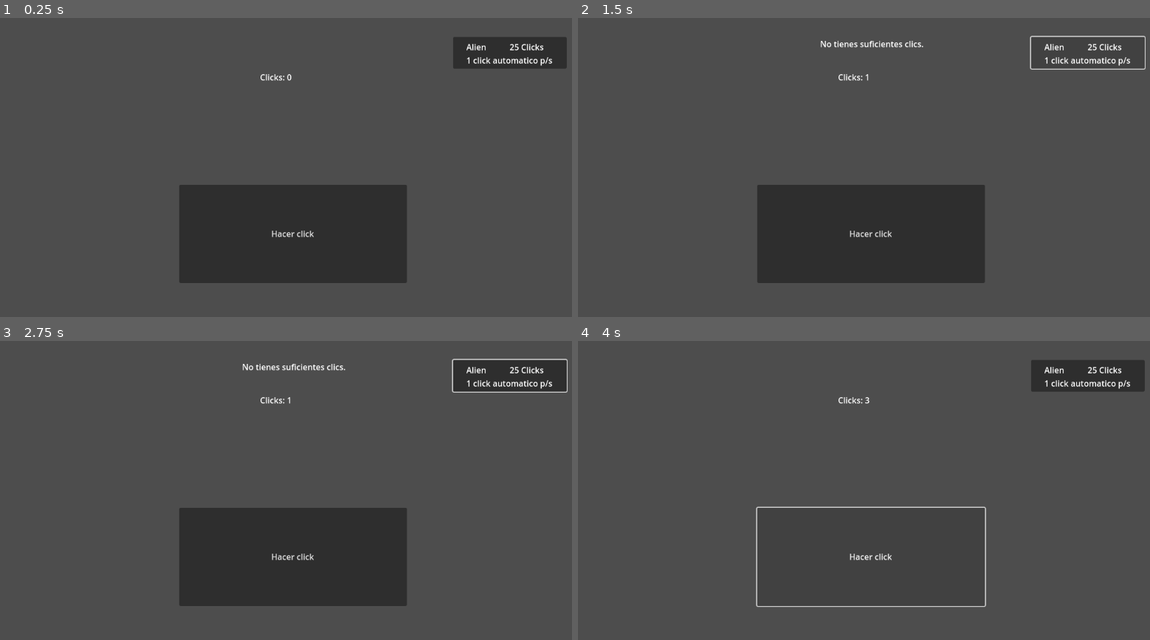
Above: before the commit, frames 1-4 (two rows, left to right).
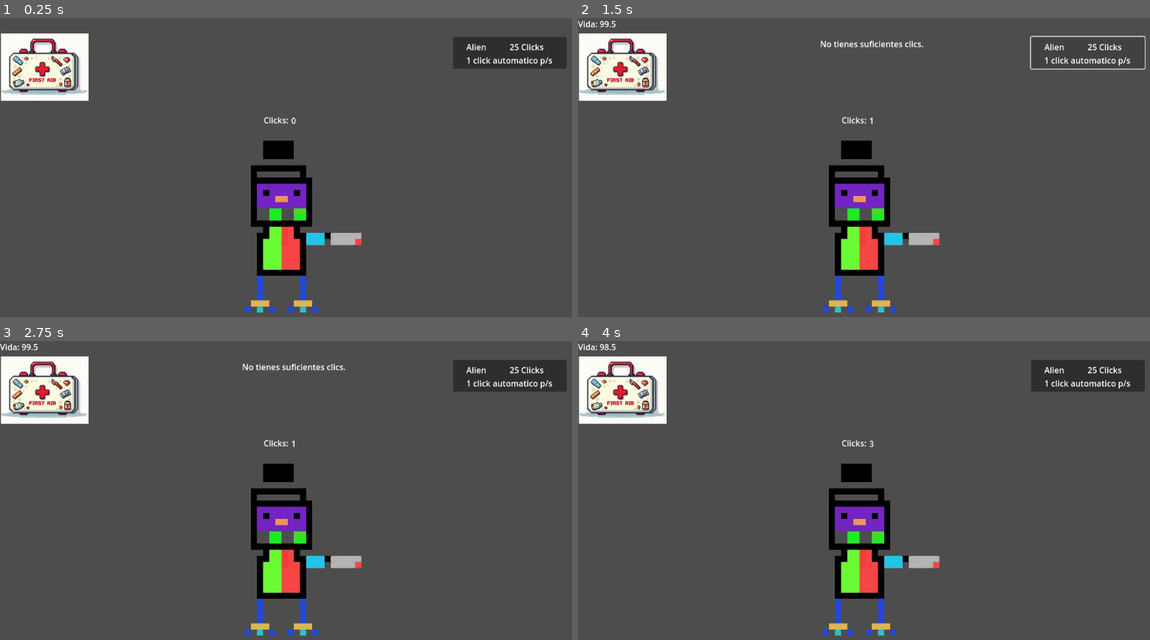
Above: after the commit, the same moments.

Repository: FacuFaure/inteliclicker
Game: Godot game, scene res://main.tscn
Same seed, same stepped clock (60 frames per second), same inputs: the game is played once before the commit and once after it.
Inputs (mouse positions are in pixels of both pictures, inside the frame that each line leads up to):
- Up to frame 1 (0.25 s): no input
- Up to frame 2 (1.5 s): click (869, 233) at 0.5 s, where only the run before the commit has a clickable "Hacer click"; click "Alien 25 Clicks 1 click autom…" at 1.25 s
- Up to frame 3 (2.75 s): click (45, 388) at 2.02 s
- Up to frame 4 (4 s): click (881, 553) at 2.77 s; click (869, 556) at 3.5 s, where only the run before the commit has a clickable "Hacer click"

The runs differ from the first frame. In frame 1, 18% of the frame differs, in the area x 0-72%, y 5-99%; in frame 2, 18%; in frame 3, 18%, in the area x 0-100%, y 0-99%; in frame 4, 8.5%.

Commit message:
2 commit

Diff:
--- a/main.gd
+++ b/main.gd
@@ -1,52 +1,74 @@
 extends Node2D
 
 var clicks = 0
+var vida = 100
 var dinero = 10
 var auto_clicker_enabled = false
+var auto_clicker_count = 0
 
 @onready var label = $Label
+@onready var vida_label = $VidaLabel
 @onready var compra_aviso = $CompreAviso
 @onready var timer = $Timer
+@onready var game_over_label = $GameOverLabel
+@onready var botiquin_button = $Botiquin
 
-func _on_button_pressed():
+func _on_clickbut_pressed():
 	clicks += 1
-	label.text = "Clics: " + str(clicks)
+	vida -= 0.5
+	vida_label.text = "Vida: " + str(vida)
 
+	if vida <= 0:
+		game_over_label.text = "Game Over"
+		game_over_label.visible = true
+		vida_label.visible = false
+		auto_clicker_enabled = false
+		set_process_input(false)
+		set_process(false)
 
 func _process(_delta):
-	label.text = "Clicks: " + str(clicks)
-
+	label.text = str(clicks)
 
 func _on_comprar_btn_pressed():
 	var costo = 25
 	if clicks >= costo:
 		clicks -= costo
-		print("¡Compra exitosa!")
-
-
-		compra_aviso.text = "¡Compra exitosa!"
+		auto_clicker_count += 1
+		compra_aviso.text = "¡Compra exitosa! Has comprado " + str(auto_clicker_count) + " auto-clickers."
 		compra_aviso.visible = true
-
 
 		if not auto_clicker_enabled:
 			auto_clicker_enabled = true
 			timer.start(1)
 
+		timer.wait_time = 1.0
+
 		await get_tree().create_timer(2).timeout
 		compra_aviso.visible = false
 	else:
-		print("No tienes suficientes clics.")
-
-
 		compra_aviso.text = "No tienes suficientes clics."
 		compra_aviso.visible = true
-
-
 		await get_tree().create_timer(2).timeout
 		compra_aviso.visible = false
 
 func _on_timer_timeout():
 	if auto_clicker_enabled:
 		clicks += 1
-		label.text = "Clics: " + str(clicks)
-		print("Clic automático añadido.")
+		label.text = str(clicks)
+
+# Función que se ejecuta cuando se presiona el botón de Botiquín
+func _on_botiquin_pressed():
+	var costo_botiquin = 5
+	if clicks >= costo_botiquin:
+		clicks -= costo_botiquin
+		vida += 5
+		vida_label.text = "Vida: " + str(vida)
+		compra_aviso.text = "¡Compra exitosa! Has comprado un botiquin "
+		compra_aviso.visible = true
+		await get_tree().create_timer(2).timeout
+		compra_aviso.visible = false
+	else:
+		compra_aviso.text = "No tienes suficientes clics."
+		compra_aviso.visible = true
+		await get_tree().create_timer(2).timeout
+		compra_aviso.visible = false
--- a/main.tscn
+++ b/main.tscn
@@ -1,24 +1,19 @@
-[gd_scene load_steps=3 format=3 uid="uid://c0o7ea35j478t"]
+[gd_scene load_steps=5 format=3 uid="uid://c0o7ea35j478t"]
 
 [ext_resource type="Script" uid="uid://bj0quajjxlvql" path="res://main.gd" id="1_8kdot"]
 [ext_resource type="AudioStream" uid="uid://by66nq2unymty" path="res://mouse-click-198485.mp3" id="2_el4ax"]
+[ext_resource type="Texture2D" uid="uid://dnhjhn5vu57tk" path="res://Captura de pantalla 2025-04-24 173153 (1).png" id="3_h2yge"]
+[ext_resource type="Texture2D" uid="uid://d1m0a1e2dnalp" path="res://Adobe_Express_-_file-removebg-preview.png" id="4_1bvp3"]
 
 [node name="Main" type="Node2D"]
 script = ExtResource("1_8kdot")
 
-[node name="Button" type="Button" parent="."]
-offset_left = 350.0
-offset_top = 326.0
-offset_right = 795.0
-offset_bottom = 518.0
-text = "Hacer click"
-
 [node name="Label" type="Label" parent="."]
-offset_left = 508.0
-offset_top = 104.0
-offset_right = 819.0
-offset_bottom = 245.0
-text = "Clicks: 0"
+offset_left = 569.0
+offset_top = 189.0
+offset_right = 880.0
+offset_bottom = 330.0
+text = "0"
 
 [node name="AudioStreamPlayer2D" type="AudioStreamPlayer2D" parent="."]
 stream = ExtResource("2_el4ax")
@@ -56,6 +51,44 @@
 
 [node name="Timer" type="Timer" parent="."]
 
-[connection signal="pressed" from="Button" to="." method="_on_button_pressed"]
+[node name="Label2" type="Label" parent="."]
+offset_left = 515.0
+offset_top = 188.0
+offset_right = 564.0
+offset_bottom = 211.0
+text = "Clicks:"
+
+[node name="VidaLabel" type="Label" parent="."]
+offset_right = 101.0
+offset_bottom = 39.0
+
+[node name="GameOverLabel" type="Label" parent="."]
+offset_right = 356.0
+offset_bottom = 189.0
+
+[node name="CapturaDePantalla2025-04-24173153" type="Sprite2D" parent="."]
+position = Vector2(-297, 320)
+scale = Vector2(0.456386, 0.45171)
+
+[node name="Botiquin" type="TextureButton" parent="."]
+offset_left = 2.0
+offset_top = 30.0
+offset_right = 173.0
+offset_bottom = 162.0
+texture_normal = ExtResource("3_h2yge")
+texture_pressed = ExtResource("3_h2yge")
+texture_hover = ExtResource("3_h2yge")
+texture_disabled = ExtResource("3_h2yge")
+texture_focused = ExtResource("3_h2yge")
+
+[node name="clickbut" type="TextureButton" parent="."]
+offset_left = 475.0
+offset_top = 235.0
+offset_right = 710.0
+offset_bottom = 593.0
+texture_normal = ExtResource("4_1bvp3")
+
 [connection signal="pressed" from="CanvasLayer/ComprarBtn" to="." method="_on_comprar_btn_pressed"]
 [connection signal="timeout" from="Timer" to="." method="_on_timer_timeout"]
+[connection signal="pressed" from="Botiquin" to="." method="_on_botiquin_pressed"]
+[connection signal="pressed" from="clickbut" to="." method="_on_clickbut_pressed"]
Binary file added: Adobe_Express_-_file-removebg-preview.png
Not shown, added: Adobe_Express_-_file-removebg-preview.png.import
Binary file added: Captura de pantalla 2025-04-24 173153 (1).png
Not shown, added: Captura de pantalla 2025-04-24 173153 (1).png.import
Binary file added: Captura de pantalla 2025-04-24 173153.png
Not shown, added: Captura de pantalla 2025-04-24 173153.png.import
